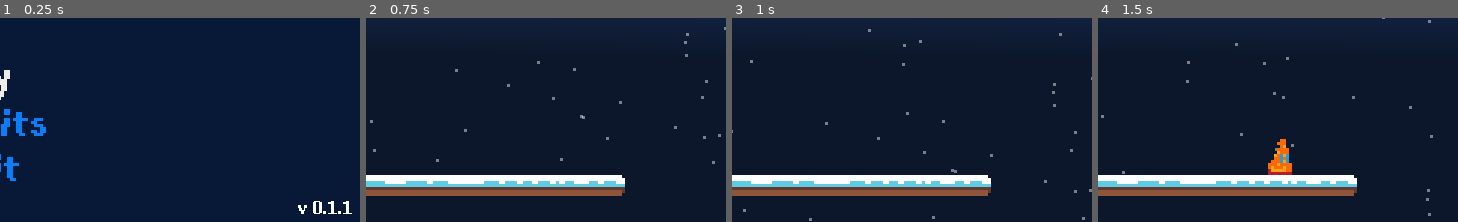
Above: before the commit, frames 1-4 (left to right).
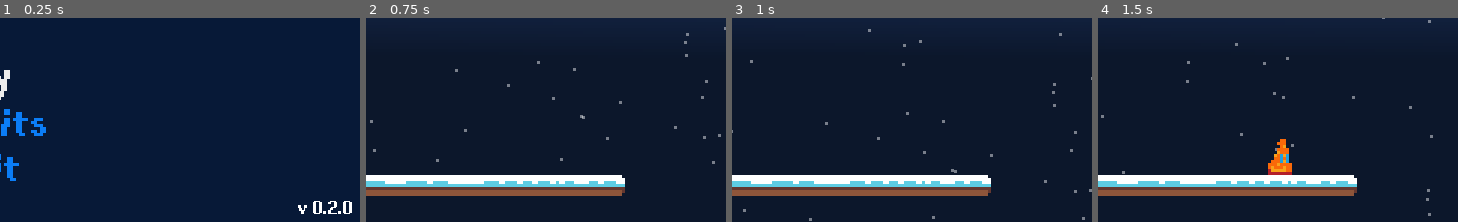
Above: after the commit, the same moments.

Repository: sugarvoid/winter-break-jam
Game: Godot game, scene res://game/menu/title_menu.tscn
Two runs of this game, one before a commit and one after it. Both use one fixed random seed, a clock stepped at 60 frames per second and the inputs below. Sound files missing from this copy of the repository are replaced by a short silence.
Inputs:
- Up to frame 1 (0.25 s): no input
- Up to frame 2 (0.75 s): tap Enter (ui_accept) at 0.5 s; hold D (move_right) from 0.53 s (still down)
- Up to frame 3 (1 s): keep holding D (move_right); tap W (jump) at 0.77 s
- Up to frame 4 (1.5 s): keep holding D (move_right)
The pictures show only the part of the screen within x 48-98%, y 50-100%; the shares and areas given below are measured in that part.

The runs differ from the first frame. In frame 1, 0.2% of the frame differs, in the area x 91-98%, y 89-97%; in frame 2, nothing differs; in frame 3, nothing differs; in frame 4, nothing differs.

Commit message:
Update version on main menu

Diff:
--- a/game/menu/title_menu.tscn
+++ b/game/menu/title_menu.tscn
@@ -86,14 +86,14 @@
 "_edit_use_anchors_": true
 }
 
-[node name="Label2" type="Label" parent="."]
+[node name="LblVersion" type="Label" parent="."]
 margin_left = 215.0
 margin_top = 127.0
 margin_right = 274.0
 margin_bottom = 144.0
 rect_scale = Vector2( 0.5, 0.5 )
 custom_fonts/font = SubResource( 5 )
-text = "v 0.1.1"
+text = "v 0.2.0"
 
 [node name="Options" type="Control" parent="."]
 
